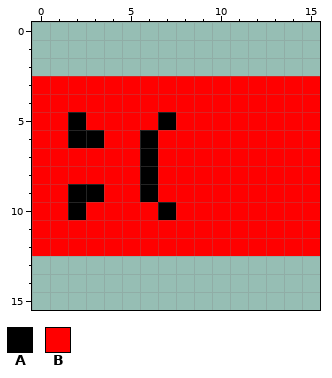
Edited in one commit: pixel-art sprite (Server/Assets/Sprites/Nonesy.png). This is how it looked before the edit.
The file is 256x256 pixels, drawn in blocks of 16x16; one block is one cell here.
Palette (. is transparent): A #000000  B #ff0000
Pixels before, first column x 0:
 3 BBBBBBBBBBBBBBBB
 4 BBBBBBBBBBBBBBBB
 5 BBABBBBABBBBBBBB
 6 BBAABBABBBBBBBBB
 7 BBBBBBABBBBBBBBB
 8 BBBBBBABBBBBBBBB
 9 BBAABBABBBBBBBBB
10 BBABBBBABBBBBBBB
11 BBBBBBBBBBBBBBBB
12 BBBBBBBBBBBBBBBB
After the commit:
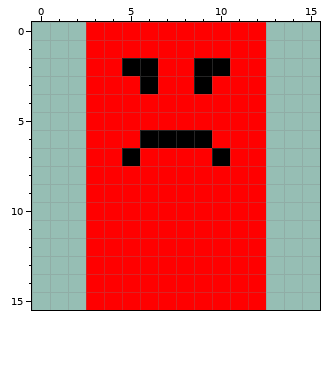
The exact change:
y 0..1: x 3..12 .......... -> BBBBBBBBBB
y 2: x 3..12 .......... -> BBAABBAABB
y 3: x 0..2 BBB -> ...; x 6 B -> A; x 9 B -> A; x 13..15 BBB -> ...
y 4: x 0..2 BBB -> ...; x 13..15 BBB -> ...
y 5: x 0..2 BBA -> ...; x 7 A -> B; x 13..15 BBB -> ...
y 6: x 0..3 BBAA -> ...B; x 7..9 BBB -> AAA; x 13..15 BBB -> ...
y 7: x 0..2 BBB -> ...; x 5..6 BA -> AB; x 10 B -> A; x 13..15 BBB -> ...
y 8: x 0..2 BBB -> ...; x 6 A -> B; x 13..15 BBB -> ...
y 9: x 0..3 BBAA -> ...B; x 6 A -> B; x 13..15 BBB -> ...
y 10: x 0..2 BBA -> ...; x 7 A -> B; x 13..15 BBB -> ...
y 11..12: x 0..2 BBB -> ...; x 13..15 BBB -> ...
y 13..15: x 3..12 .......... -> BBBBBBBBBB
Boxes around the changes in both pictures, in picture pixels (x1, y1, x2, y2):
changed: (32, 22, 320, 310)
